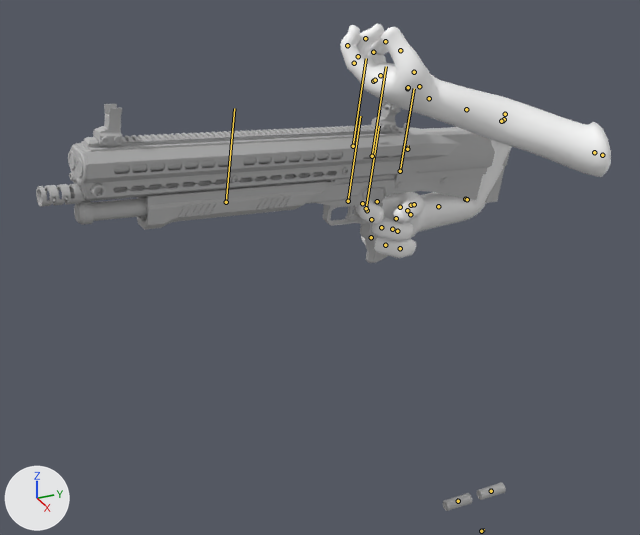
The FBX model models/weapons/uts15/uts15_v.fbx, before and after one commit.
One viewpoint serves both versions: a 50 mm lens placed at (1.787, -1.359, 1.904), pointed at (-0.037, -0.538, 0.992). Every picture has the same lights, and +X, +Y and +Z are marked at lower left. Both versions are drawn at frame 66 of the action 'Take 001'; the numbers are the values there. The bones that bend it are drawn over the model as lines.

Objects in the first picture: 'Arms', 'polySurface3'.
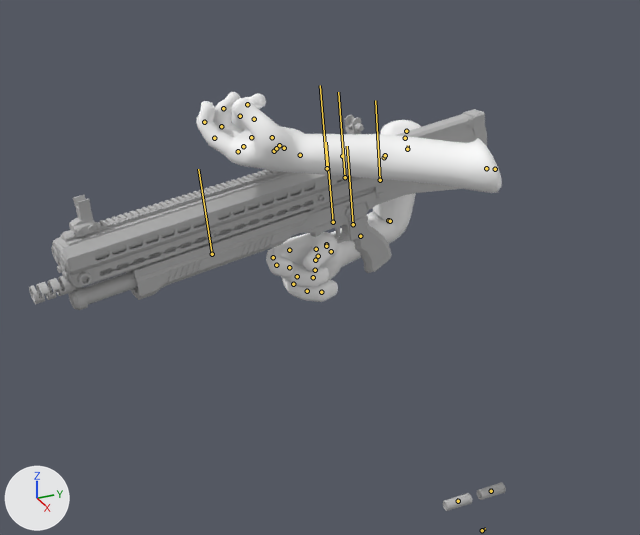
Commit message: UTS15 pump animation changes

The change in detail:
Bone 'Rig' (bone_rig) moves from (0.0, -0.1, 0.0) to (0.0, 0.2, 0.0).
Bone 'Rig' (bone_rig) turns from (-3, 2, 4) to (9, -1, 4) degrees about its own x, y and z.
Bone 'base' (bone_base) moves from (-8.6, 110.6, 38.9) to (-13.1, 104.9, 40.2).
Bone 'base' (bone_base) turns from (-7, 8, -3) to (6, 9, 0) degrees about its own x, y and z.

What differs and where, as boxes [x1, y1, x2, y2] in the pictures (640 x 535 px):
'polySurface3', posed (23% taller): before [36, 100, 510, 263]; after [29, 109, 487, 310]
'Arms', posed (13% wider, 11% shorter): before [340, 23, 611, 258]; after [196, 92, 502, 302]
bone 'Rig', root to tip: before (481, 531) to (484, 529); after (482, 530) to (485, 528)
bone 'base', root to tip: before (366, 208) to (379, 126); after (353, 224) to (347, 146)
